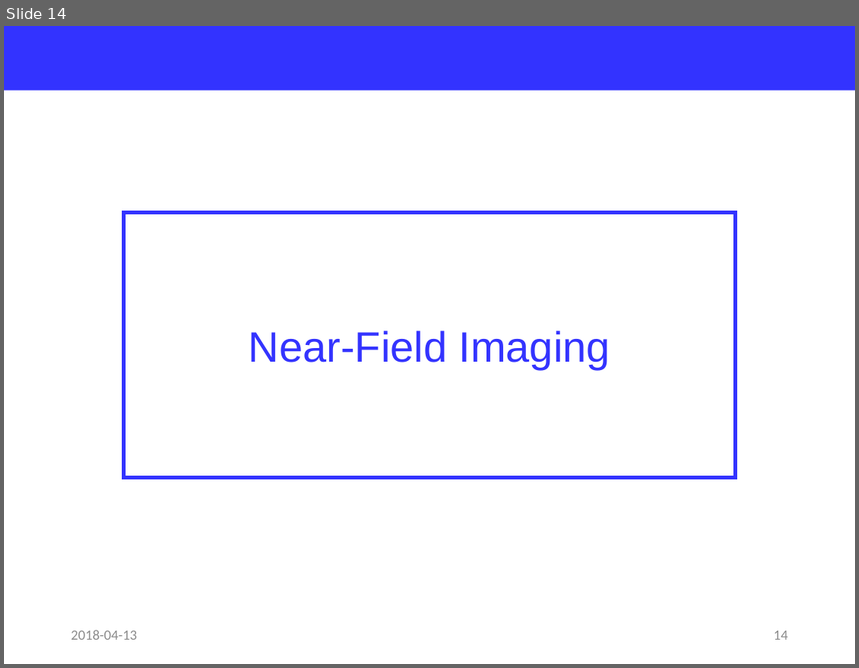
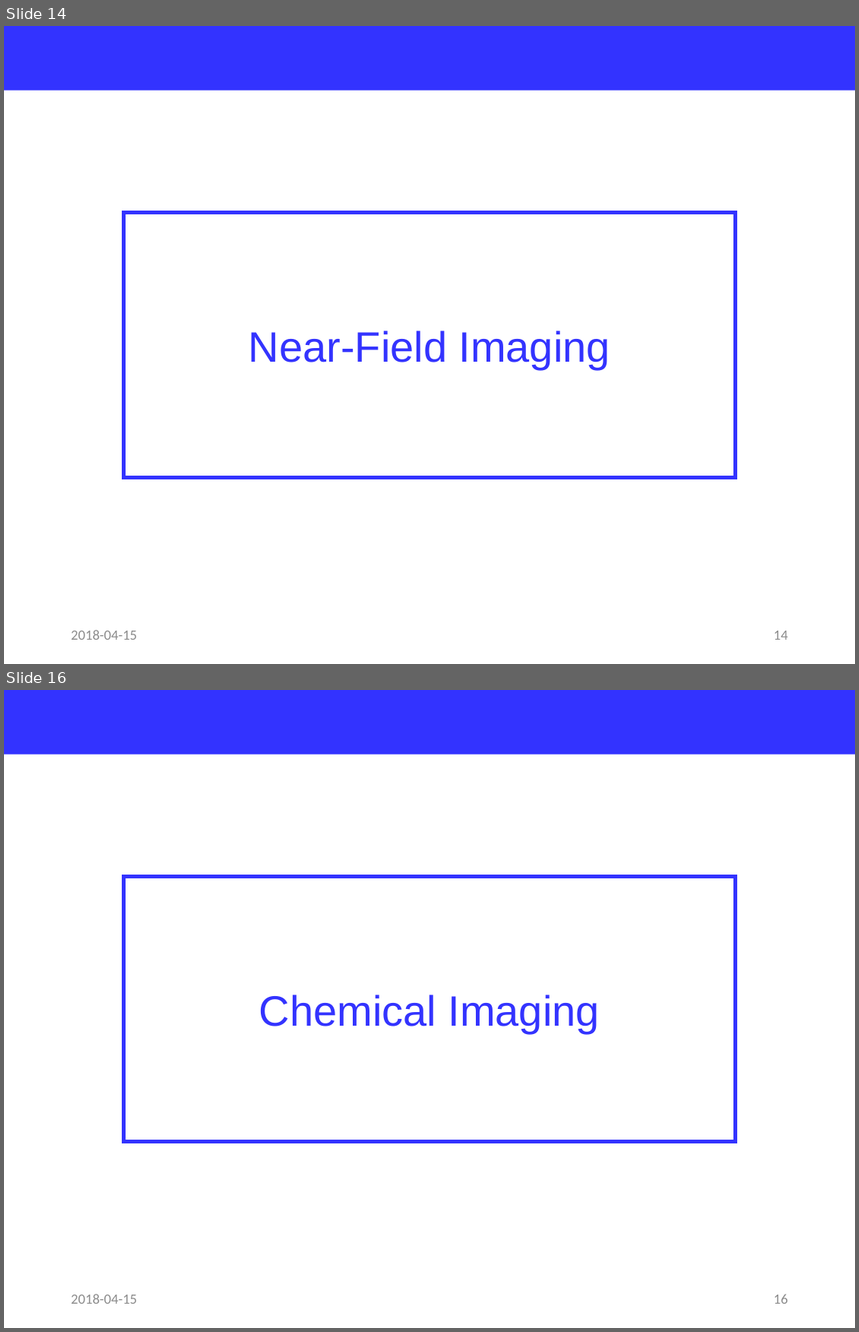
Before and after one commit to jglee96/NBTP_Lab, a slide deck: Terahertz Metrology/Ch7/Terahertz Metrology_Ch7.pptx. Shown one above the other, each under a label of ours: slide 14 before the commit, slides 14 and 16 after it; the slides between them are not shown. The pictures are 859x668 and 859x1332 pixels, drawn with LibreOffice and Linux fonts; fonts in the diff are those of the drawing. Boxes give left, top, right and bottom in pixels: in the first picture for what was removed or moved away, otherwise in the second. Text is boxed around its words. In the diff, an @@ line names an element or a change of style, - is before the commit and + after.

```diff
--- a/Terahertz Metrology/Ch7/Terahertz Metrology_Ch7.pptx
+++ b/Terahertz Metrology/Ch7/Terahertz Metrology_Ch7.pptx
@@ slide 16 added at [4,690,855,1328], background #FFFFFF @@
@@ rectangle added at [4,690,855,755], fill #3333FF @@
@@ rectangle added at [124,876,736,1142], outline #3333FF 3 pt, 36 pt, text #3333FF @@
+Chemical Imaging
@@ text added at [71,1294,137,1304], 12 pt, text #8C8C8C @@
+2018-04-15
@@ page number added at [774,1294,788,1304], 12 pt, text #8C8C8C @@
+16
@@ slide 14 changed as well @@
@@ text at [71,630,137,640]: text changed @@
-2018-04-13
+2018-04-15
```
Also in this commit, not shown: 14 other slides changed, 4 other slides added, 4 other files.
